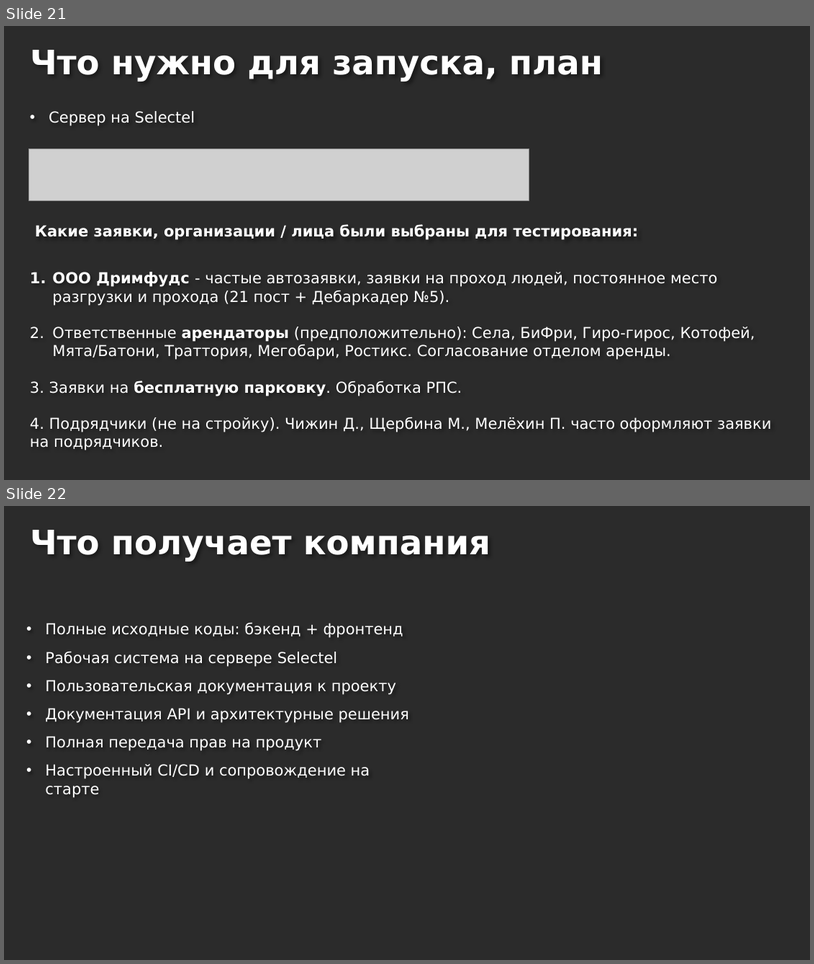
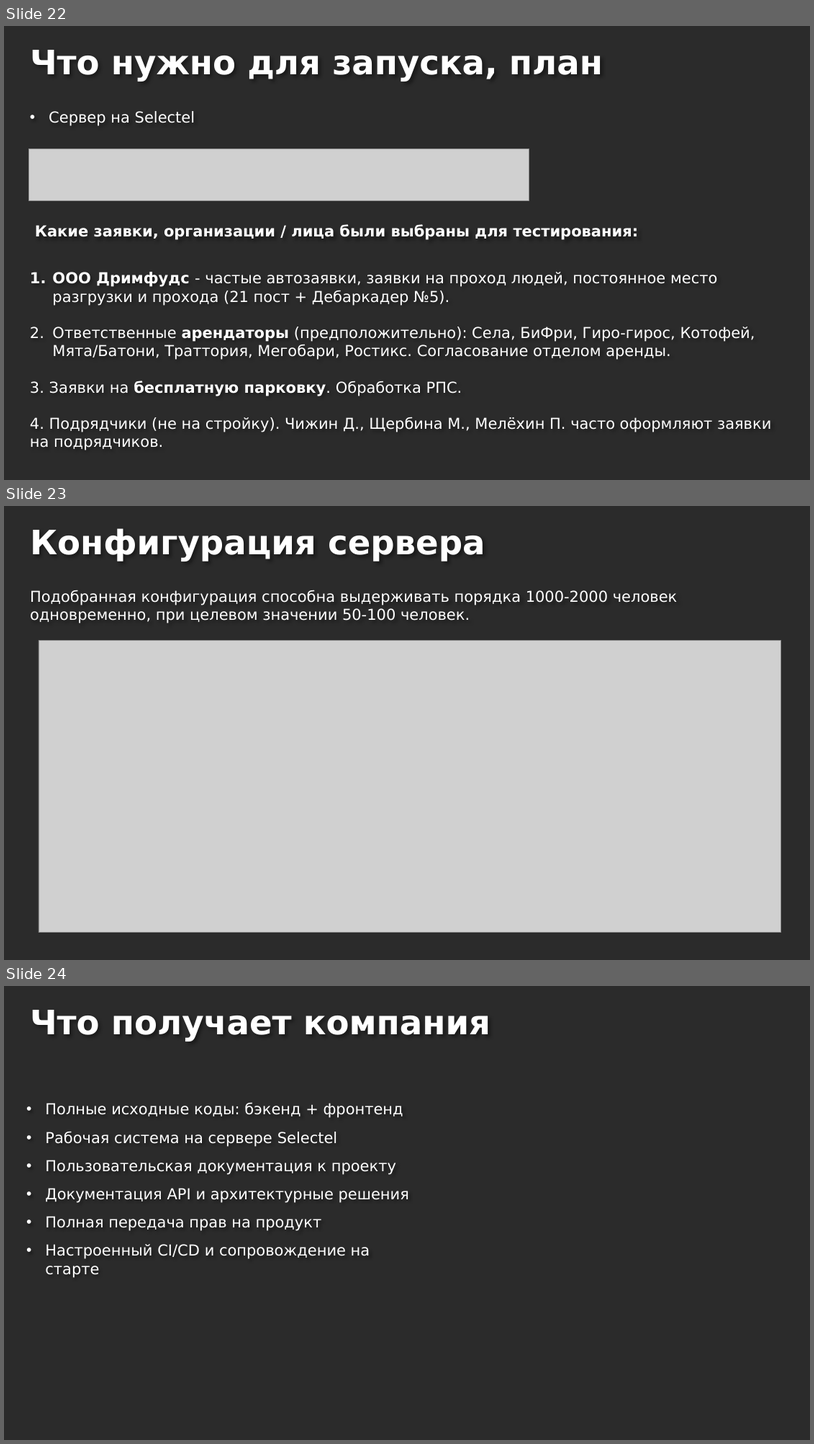
Before and after one commit to buropropuskov/systemburo, a slide deck: Презентация Бюро.pptx. Shown one above the other, each under a label of ours: slides 21 and 22 before the commit, slides 22, 23 and 24 after it. The pictures are 814x964 and 814x1444 pixels, drawn with LibreOffice and Linux fonts; fonts in the diff are those of the drawing; grey boxes stand for pictures; background and template pictures are left out; a plain dark background stands for a picture behind light text. Boxes give left, top, right and bottom in pixels: in the first picture for what was removed or moved away, otherwise in the second. Text is boxed around its words. In the diff, an @@ line names an element or a change of style, - is before the commit and + after.

```diff
--- a/Презентация Бюро.pptx
+++ b/Презентация Бюро.pptx
@@ slide 23 added at (4,506,810,960), background picture (left out) @@
@@ text added at (30,528,485,561), 40 pt, text #FFFFFF, bold @@
+Конфигурация сервера
@@ text added at (30,590,678,623), 18 pt, text #FFFFFF @@
+Подобранная конфигурация способна выдерживать порядка 1000-2000 человек одновременно, при целевом значении 50-100 человек.
@@ picture added at (39,641,782,932) @@
@@ what was slide 21 is now slide 22 @@
@@ what was slide 22 is now slide 24 @@
```
Also in this commit, not shown: 5 slides changed, 2 other slides added, 1 slide removed.
